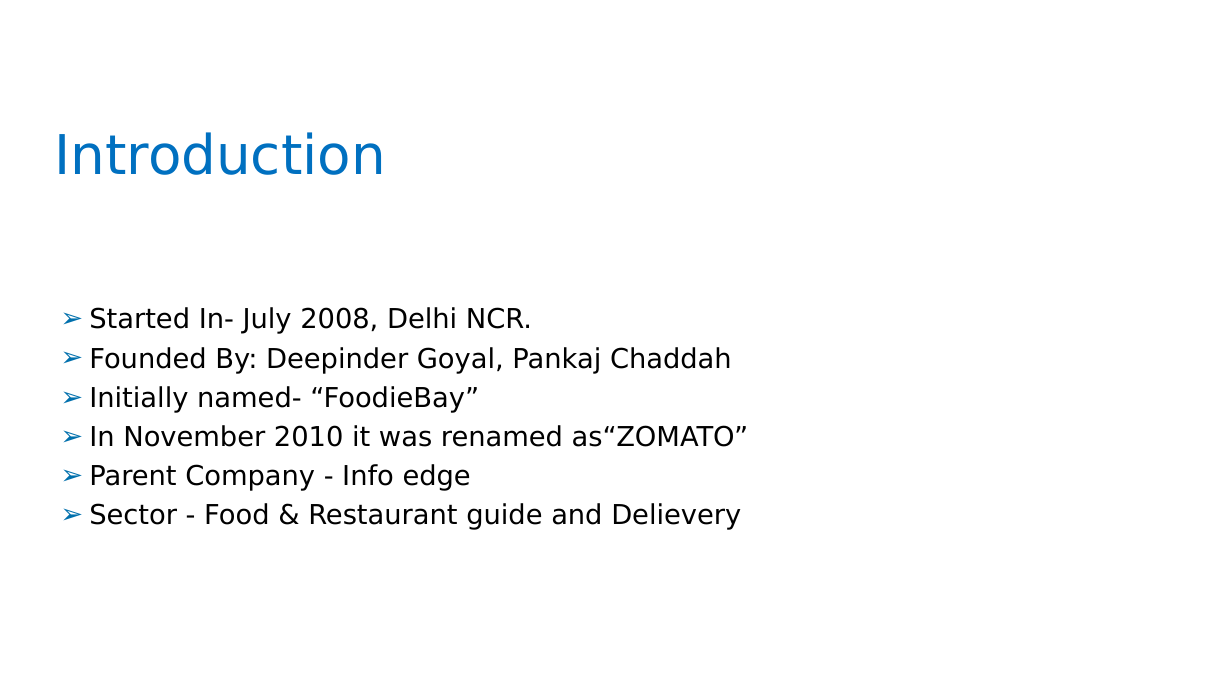
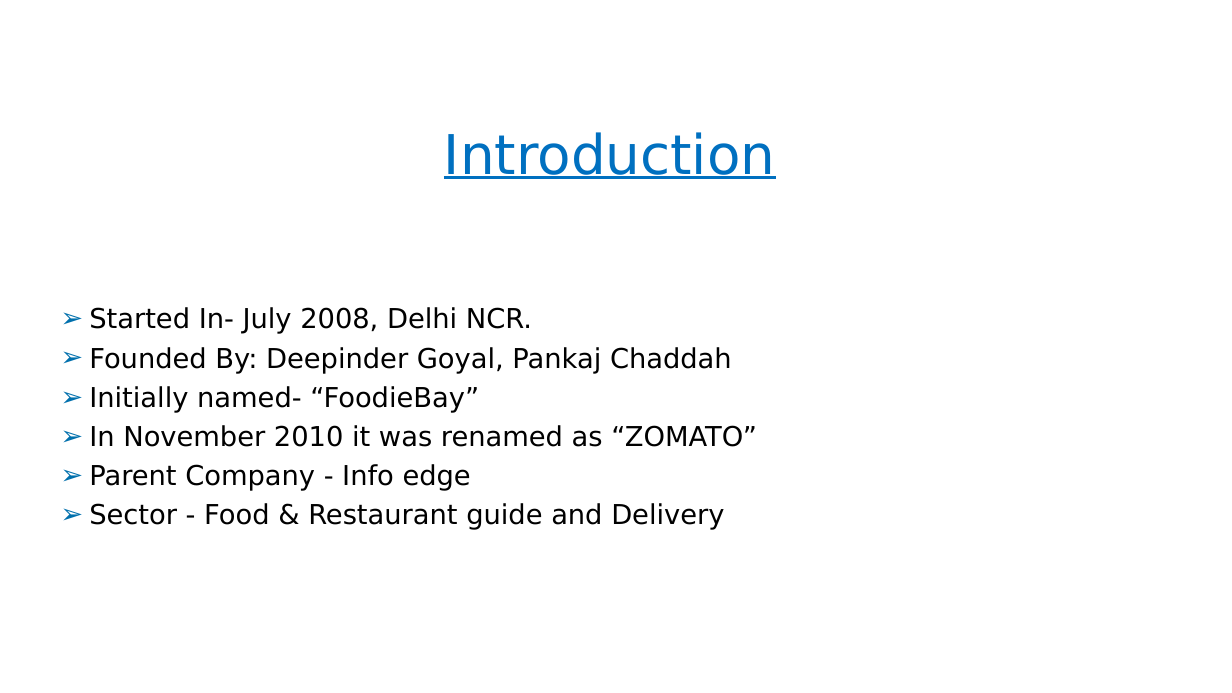
Before and after one commit to shwetasuman1/suttu, a slide deck: slide 3 of projectzomato (3).pptx. Drawn at 1232x693 pixels with LibreOffice and Linux fonts; fonts in the diff are those of the drawing; background and template pictures are left out. Boxes give left, top, right and bottom in pixels: in the first picture for what was removed or moved away, otherwise in the second. Text is boxed around its words. In the diff, an @@ line names an element or a change of style, - is before the commit and + after.

```diff
--- a/projectzomato (3).pptx
+++ b/projectzomato (3).pptx
@@ title "Introduction" at <box>444,132,775,179</box>: underline on; alignment left to centre @@
@@ text at <box>89,425,757,447</box>: spaces changed @@
-➢ In November 2010 it was renamed as“ZOMATO”
+➢ In November 2010 it was renamed as “ZOMATO”
@@ text at <box>89,503,724,530</box>: text changed @@
-➢ Sector - Food & Restaurant guide and Delievery
+➢ Sector - Food & Restaurant guide and Delivery
```
Also in this commit, not shown: 9 other slides changed, 5 slides added, 3 slides removed.
